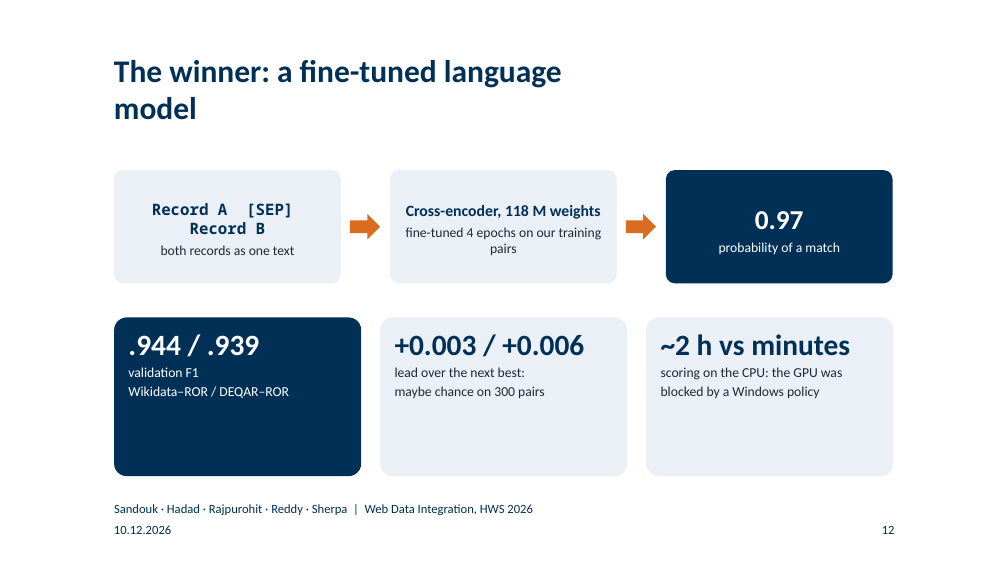
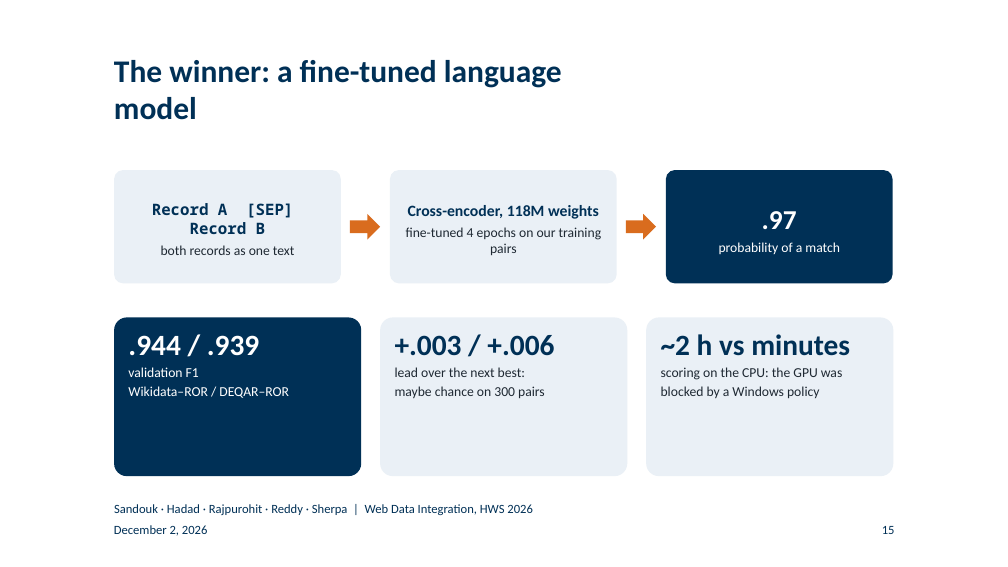
Before and after one commit to BlackSamuron0305/Web-Data-Integration-Project-HWS2026, a slide deck: slide 15 of submission/final-presentation/final_presentation.pptx (slide 12 before the commit). Drawn at 1008x567 pixels with LibreOffice and Linux fonts; fonts in the diff are those of the drawing; background and template pictures are left out. Boxes give left, top, right and bottom in pixels: in the first picture for what was removed or moved away, otherwise in the second. Text is boxed around its words. In the diff, an @@ line names an element or a change of style, - is before the commit and + after.

Commit message:
Add BPMN agenda slides and update fusion slide in presentation
- Four "Where we are" slides reuse the report's BPMN model as the agenda,
  highlighting the current step (figures/agenda.drawio, scripts/agenda_bpmn.py)
- Fusion slide shows the function chosen per attribute, with websites
  (ROR first) and coordinates (Wikidata first) as in the report
- Presentation date December 2, 2026 and US number formats in slides and plots

```diff
--- a/submission/final-presentation/final_presentation.pptx
+++ b/submission/final-presentation/final_presentation.pptx
@@ text at bbox=[408, 205, 599, 219]: spaces changed @@
-Cross-encoder, 118 M weights
+Cross-encoder, 118M weights
@@ text at bbox=[762, 211, 797, 229]: text changed @@
-0.97
+.97
@@ text at bbox=[395, 335, 554, 356]: text changed @@
-+0.003 / +0.006
++.003 / +.006
@@ text at bbox=[114, 525, 207, 535]: text changed @@
-10.12.2026
+December 2, 2026
@@ page number at bbox=[882, 526, 895, 534]: text changed @@
-12
+15
```
Also in this commit, not shown: 21 other slides changed, 4 slides added, 11 other files.
